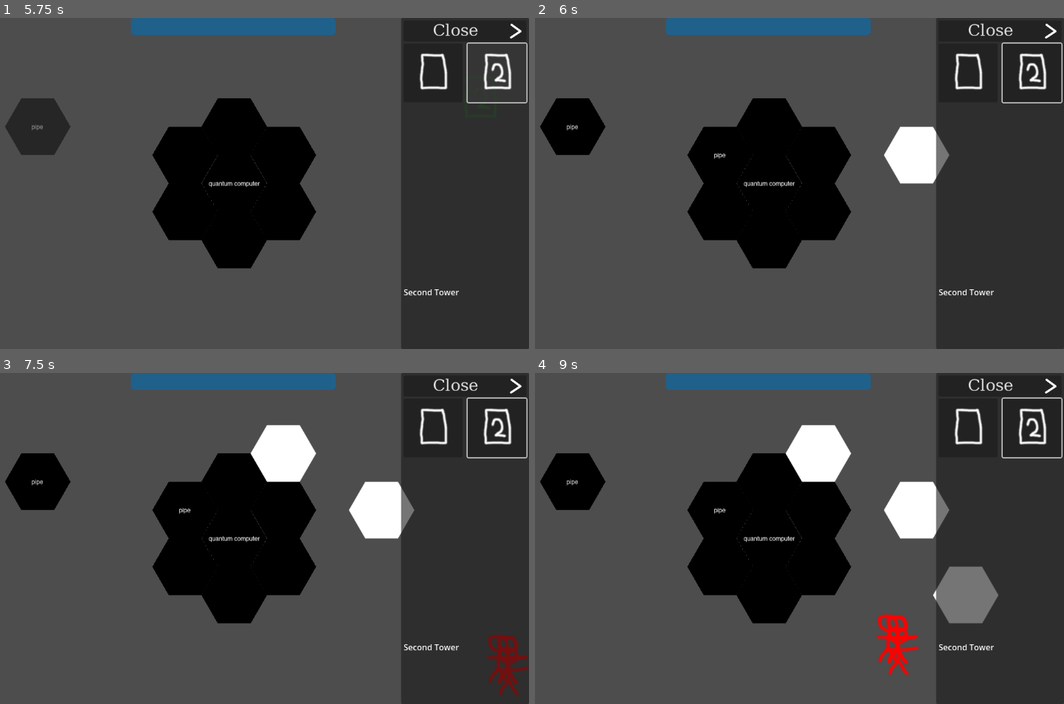
Above: before the commit, frames 1-4 (two rows, left to right).
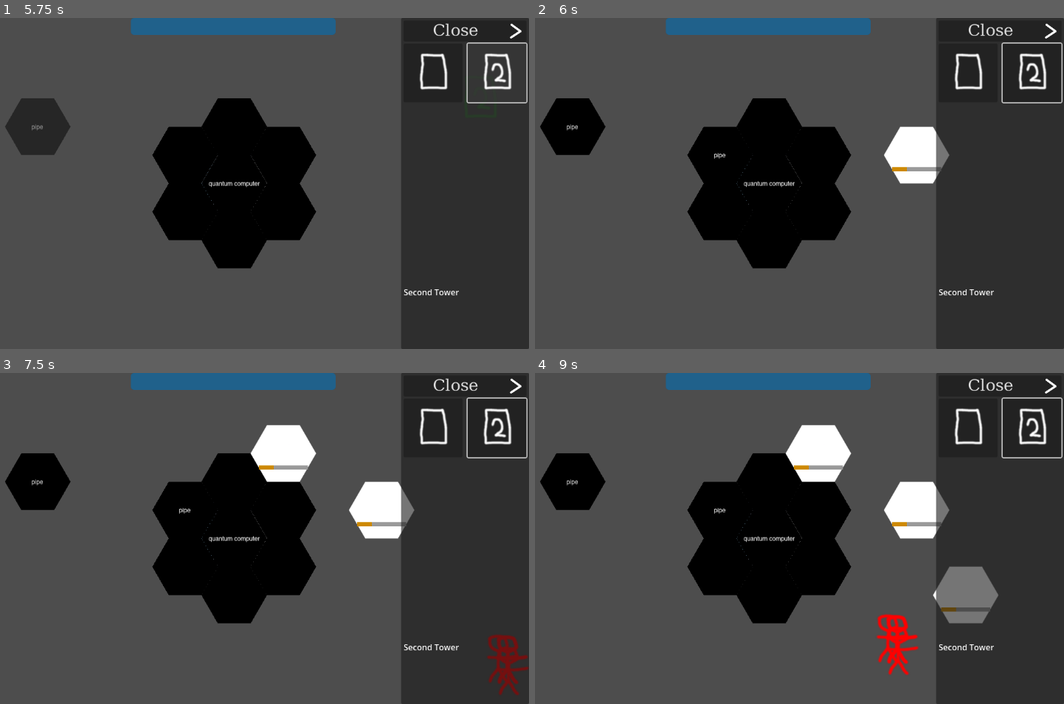
Above: after the commit, the same moments.

Repository: jm8/godotgamejam76
Game: Godot game, scene res://main.tscn
Same seed, same stepped clock (60 frames per second), same inputs: the game is played once before the commit and once after it. The engine's default icon, where the game draws it, is replaced by a stand-in: a white triangle on a blue panel in a dark square.
Inputs (mouse positions are in pixels of both pictures, inside the frame that each line leads up to):
- Up to frame 1 (5.75 s): click (513, 34) at 0.5 s; click (433, 74) at 1.25 s; click (497, 74) at 2.02 s; click (433, 74) at 2.75 s; click (497, 74) at 3.52 s; click (433, 74) at 4.25 s; click (497, 74) at 5.02 s
- Up to frame 2 (6 s): tap Enter at 5.75 s; move the mouse to (900, 166) at 5.77 s; hold E from 5.78 s (still down); click (900, 166) at 5.92 s
- Up to frame 3 (7.5 s): tap Space at 6.5 s; move the mouse to (116, 555) at 6.52 s; release E at 6.53 s; tap E at 6.6 s; click (116, 555) at 6.67 s; move the mouse to (290, 465) at 7.27 s; hold E from 7.28 s (still down); click (290, 465) at 7.42 s
- Up to frame 4 (9 s): move the mouse to (741, 604) at 8.02 s; release E at 8.03 s; tap E at 8.1 s; click (741, 604) at 8.17 s; move the mouse to (947, 588) at 8.77 s; hold E from 8.78 s (still down); click (947, 588) at 8.92 s

Frame 1 is identical in both runs. In frame 2, 0.1% of the frame differs, in the area x 67-77%, y 44-47%; in frame 3, 0.2%; in frame 4, 0.4%, in the area x 48-87%, y 27-73%.

Commit message:
pipes and towers die

Diff:
--- a/globulars.gd
+++ b/globulars.gd
@@ -5,6 +5,11 @@
 var zoom_change_factor = 0.1
 
 const TOWER_GROUP = "tower"
+const PIPE_GROUP = "pipe"
+
+const PROGRESS_HIGH = preload("res://progress_colors/high.tres")
+const PROGRESS_MEDIUM = preload("res://progress_colors/medium.tres")
+const PROGRESS_LOW = preload("res://progress_colors/low.tres")
 
 var pipes: Dictionary
 
--- a/main.gd
+++ b/main.gd
@@ -7,7 +7,7 @@
 
 var hover_tile_posision = null
 
-const TowerScene = preload("res://tower.tscn")
+const PipeScene = preload("res://pipe.tscn")
 const PIPE_TILE_SOURCE_ID = 4
 const HOVER_PIPE_TILE_SOURCE_ID = 1
 
@@ -28,7 +28,9 @@
 
 	if Input.is_key_pressed(KEY_E):
 		action_state = ActionState.PipePlacing
+		get_tree().call_group(Globulars.PIPE_GROUP, "display")
 	else:
+		get_tree().call_group(Globulars.PIPE_GROUP, "undisplay")
 		action_state = ActionState.TowerPlacing
 
 	if action_state == ActionState.TowerPlacing:
@@ -50,17 +52,29 @@
 		if Input.is_mouse_button_pressed(MOUSE_BUTTON_LEFT) and !has_pipe(tile_position):
 			print("placing pipe ", tile_position)
 			pipe_tile_map.set_cells_terrain_connect([tile_position], 0, 0)
-			Globulars.pipes[tile_position] = Pipe.new()
-			Globulars.pipes[tile_position].temperature = randf() * 100
+			var pipe = Pipe.new()
+			Globulars.pipes[tile_position] = pipe
+			var pipe_scene = PipeScene.instantiate()
+			pipe_scene.pipe = pipe
+			pipe_scene.global_position = tile_to_position(tile_position)
+			add_child(pipe_scene)
+
 		if Input.is_mouse_button_pressed(MOUSE_BUTTON_RIGHT) and has_pipe(tile_position):
-			print("removing pipe ", tile_position)
-			pipe_tile_map.erase_cell(tile_position)
-			Globulars.pipes.erase(tile_position)
-			var neighbors = get_neighboring_cells(pipe_tile_map, tile_position).filter(func (neighbor):
-				return pipe_tile_map.get_cell_source_id(neighbor) == PIPE_TILE_SOURCE_ID)
-			for neighbor in neighbors:
-				pipe_tile_map.set_cell(neighbor, PIPE_TILE_SOURCE_ID, Vector2i.ZERO)
-			pipe_tile_map.set_cells_terrain_connect(neighbors, 0, 0)
+			remove_pipe(tile_position)
+
+func remove_pipe(tile_position: Vector2i) -> void:
+	print("removing pipe ", tile_position)
+	pipe_tile_map.erase_cell(tile_position)
+	var pipe = Globulars.pipes[tile_position]
+	Globulars.pipes.erase(tile_position)
+	var neighbors = get_neighboring_cells(pipe_tile_map, tile_position).filter(func (neighbor):
+		return pipe_tile_map.get_cell_source_id(neighbor) == PIPE_TILE_SOURCE_ID)
+	for neighbor in neighbors:
+		pipe_tile_map.set_cell(neighbor, PIPE_TILE_SOURCE_ID, Vector2i.ZERO)
+	for pipe_scene in get_tree().get_nodes_in_group(Globulars.PIPE_GROUP):
+		if pipe_scene.pipe == pipe:
+			remove_child(pipe_scene)
+	pipe_tile_map.set_cells_terrain_connect(neighbors, 0, 0)
 
 func _physics_process(delta: float) -> void:
 	update_pipes(pipe_tile_map, delta)
@@ -118,10 +132,7 @@
 
 func update_pipes(map: TileMapLayer, delta: float):
 	# updates are order dependent, probably not a real issue
-	var sum = 0
 	for pos in Globulars.pipes:
-		#print(pos, "    ", Globulars.pipes[pos].temperature)
-		sum += Globulars.pipes[pos].temperature
 		var neighbors = [
 			map.get_neighbor_cell(pos, TileSet.CELL_NEIGHBOR_BOTTOM_SIDE),
 			map.get_neighbor_cell(pos, TileSet.CELL_NEIGHBOR_BOTTOM_LEFT_SIDE),
@@ -129,3 +140,6 @@
 		].filter(func (neighbor): return pipe_tile_map.get_cell_source_id(neighbor) == PIPE_TILE_SOURCE_ID)
 		for neighbor in neighbors:
 			Globulars.average_temperature(pos, neighbor, delta)
+		var pipe = Globulars.pipes[pos]
+		if pipe.temperature < pipe.min_temperature:
+			remove_pipe(pos)
--- a/pipe.gd
+++ b/pipe.gd
@@ -2,4 +2,7 @@
 class_name Pipe
 
 var temperature: float = 260
-var transfer_rate: float = 0.5
+var transfer_rate: float = 1
+
+var min_temperature: float = 200
+var max_temperature: float = 400
--- a/pipe.tscn
+++ b/pipe.tscn
@@ -1,5 +1,22 @@
-[gd_scene format=3 uid="uid://cyfgcb5btlgko"]
+[gd_scene load_steps=4 format=3 uid="uid://cyfgcb5btlgko"]
+
+[ext_resource type="Script" path="res://pipe_bar.gd" id="1_suj8h"]
+[ext_resource type="StyleBox" uid="uid://bbqqg3ha7f5ug" path="res://progress_colors/medium.tres" id="2_rvh4q"]
+
+[sub_resource type="StyleBoxFlat" id="StyleBoxFlat_vkbys"]
 
 [node name="Pipe" type="Node2D"]
+script = ExtResource("1_suj8h")
 
-[node name="Sprite2D" type="Sprite2D" parent="."]
+[node name="TemperatureBar" type="ProgressBar" parent="."]
+z_index = 2
+offset_left = -48.0
+offset_top = 24.0
+offset_right = 48.0
+offset_bottom = 32.0
+theme_override_styles/background = SubResource("StyleBoxFlat_vkbys")
+theme_override_styles/fill = ExtResource("2_rvh4q")
+min_value = 200.0
+max_value = 400.0
+value = 260.0
+show_percentage = false
--- /dev/null
+++ b/pipe_bar.gd
@@ -0,0 +1,25 @@
+extends Node2D
+
+var pipe: Pipe
+
+func _ready() -> void:
+	$TemperatureBar.min_value = pipe.min_temperature
+	$TemperatureBar.max_value = pipe.max_temperature
+	add_to_group(Globulars.PIPE_GROUP)
+
+
+func _process(delta: float) -> void:
+	$TemperatureBar.value = pipe.temperature
+	$TemperatureBar.add_theme_stylebox_override("fill", Globulars.PROGRESS_LOW)
+	if pipe.temperature > pipe.min_temperature + (pipe.max_temperature - pipe.min_temperature) * 0.2:
+		$TemperatureBar.add_theme_stylebox_override("fill", Globulars.PROGRESS_MEDIUM)
+	if pipe.temperature > pipe.min_temperature + (pipe.max_temperature - pipe.min_temperature) * 0.8:
+		$TemperatureBar.add_theme_stylebox_override("fill", Globulars.PROGRESS_HIGH)
+
+
+func display() -> void:
+	self.modulate.a = 1
+
+
+func undisplay() -> void:
+	self.modulate.a = 0
--- /dev/null
+++ b/progress_colors/high.tres
@@ -0,0 +1,4 @@
+[gd_resource type="StyleBoxFlat" format=3 uid="uid://doimb0h8fsgoi"]
+
+[resource]
+bg_color = Color(0.312444, 0.84374, 2.31028e-06, 1)
--- /dev/null
+++ b/progress_colors/low.tres
@@ -0,0 +1,4 @@
+[gd_resource type="StyleBoxFlat" format=3 uid="uid://cukayll8s0rnh"]
+
+[resource]
+bg_color = Color(0.728446, 0, 0.343545, 1)
--- /dev/null
+++ b/progress_colors/medium.tres
@@ -0,0 +1,4 @@
+[gd_resource type="StyleBoxFlat" format=3 uid="uid://bbqqg3ha7f5ug"]
+
+[resource]
+bg_color = Color(0.80511, 0.537978, 7.70092e-07, 1)
--- a/tower.gd
+++ b/tower.gd
@@ -9,18 +9,14 @@
 
 var temperature: float = 260
 
-# Called when the node enters the scene tree for the first time.
 func _ready() -> void:
 	add_to_group(Globulars.TOWER_GROUP)
-	pass # Replace with function body.
 
 func _physics_process(delta: float):
 	var pipe = Globulars.pipes.get(tower_tile_position)
 	if pipe:
 		Globulars.average_temperature_tower(pipe, self, delta)
-	#print("tower: ", self.temperature)
 	temperature -= 2 * delta
 
-# Called every frame. 'delta' is the elapsed time since the previous frame.
 func _process(delta: float) -> void:
 	pass
--- a/tower_1.gd
+++ b/tower_1.gd
@@ -2,19 +2,38 @@
 
 const fire_time: float = 0.5
 const cooldown_time: float = 1
+const min_temperature: float = 220
+const operating_temperature: float = 261
+const max_temperature: float = 400
 
 var fire_timer: float = 0
 var cooldown_timer: float = 1
-
 
 # Called when the node enters the scene tree for the first time.
 func _ready() -> void:
 	$Laser.add_point($LaserSource.position)
 	$Laser.add_point(Vector2(0, 0))
+	$TemperatureBar.min_value = min_temperature
+	$TemperatureBar.max_value = max_temperature
 
 
 # Called every frame. 'delta' is the elapsed time since the previous frame.
 func _process(delta: float) -> void:
+	if temperature < min_temperature:
+		queue_free()
+		return
+
+	$TemperatureBar.value = temperature
+	$TemperatureBar.add_theme_stylebox_override("fill", Globulars.PROGRESS_LOW)
+	if temperature > operating_temperature:
+		$TemperatureBar.add_theme_stylebox_override("fill", Globulars.PROGRESS_MEDIUM)
+	if temperature > min_temperature + (max_temperature - min_temperature) * 0.8:
+		$TemperatureBar.add_theme_stylebox_override("fill", Globulars.PROGRESS_HIGH)
+
+	if temperature < operating_temperature:
+		$Laser.visible = false
+		return
+
 	#print("targets " + name + ": ", get_tree().get_nodes_in_group("targets" + name))
 	var target: Enemy = get_tree().get_first_node_in_group("targets" + name)
 	if fire_timer > 0:
@@ -35,7 +54,6 @@
 		cooldown_timer = max(0,cooldown_timer - delta)
 		if cooldown_timer <= 0 and target:
 			fire_timer = fire_time
-	$TemperatureBar.value = temperature
 
 
 func _on_area_2d_area_entered(area: Area2D) -> void:
